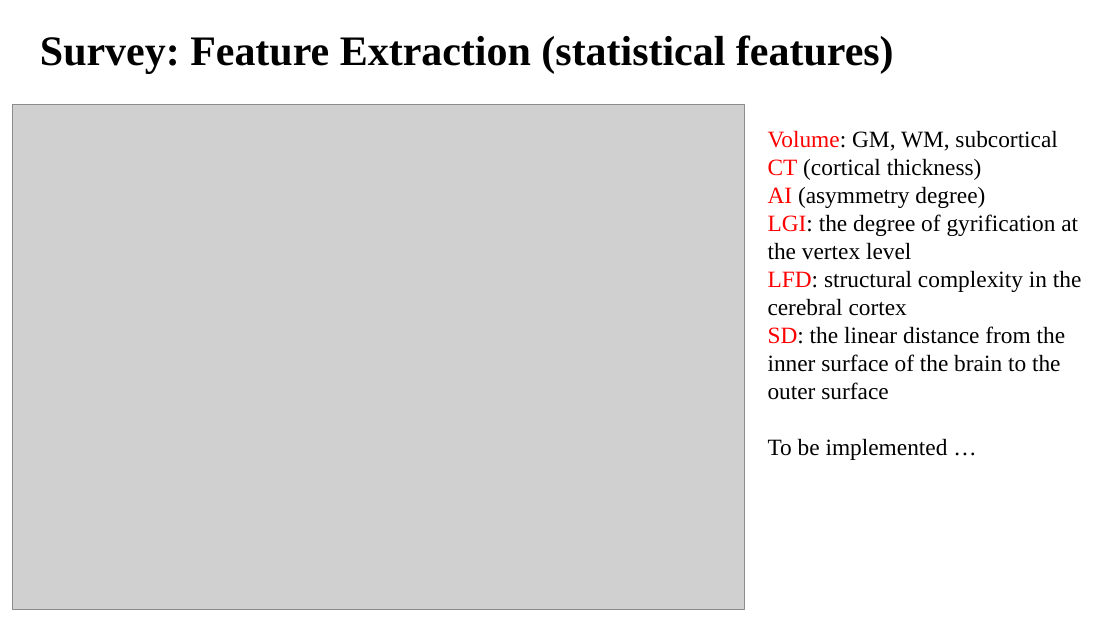
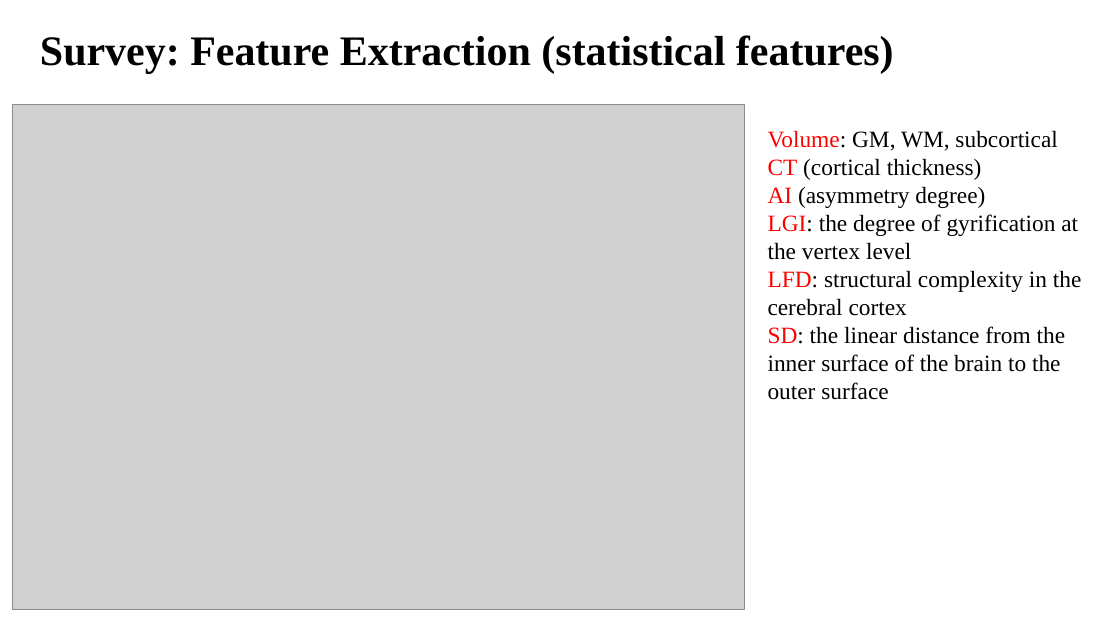
Before and after one commit to Biobots/Levodopa_Parkinson_MRI, a slide deck: slide 5 of doc/0221.pptx (slide 9 before the commit). Drawn at 1120x630 pixels with LibreOffice and Linux fonts; fonts in the diff are those of the drawing; grey boxes stand for pictures. Boxes give left, top, right and bottom in pixels: in the first picture for what was removed or moved away, otherwise in the second. Text is boxed around its words. In the diff, an @@ line names an element or a change of style, - is before the commit and + after.

```diff
--- a/doc/0221.pptx
+++ b/doc/0221.pptx
@@ text at <box>768,438,948,460</box>: paragraph removed @@
-To be implemented …
```
Also in this commit, not shown: 6 other slides changed, 4 slides added, 5 other files.
